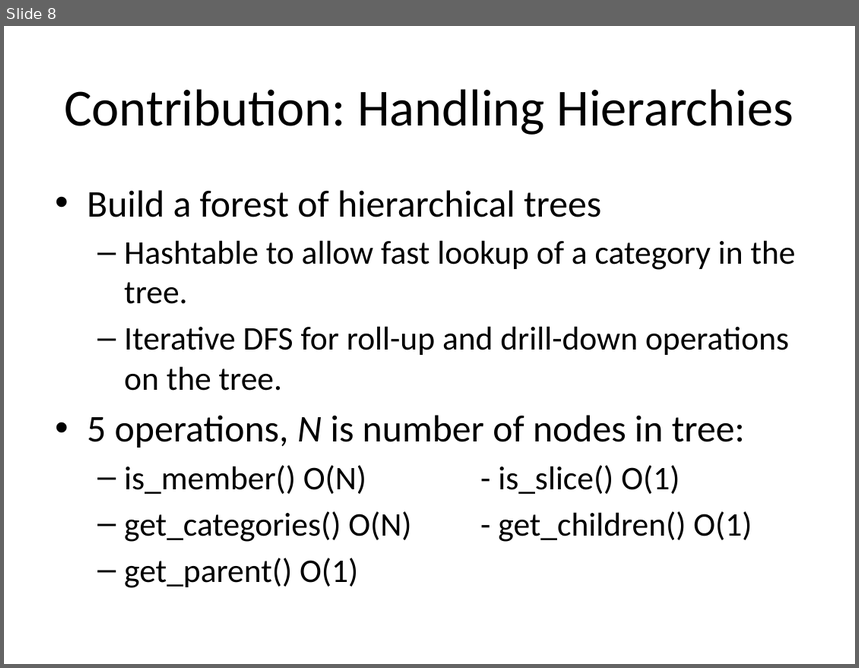
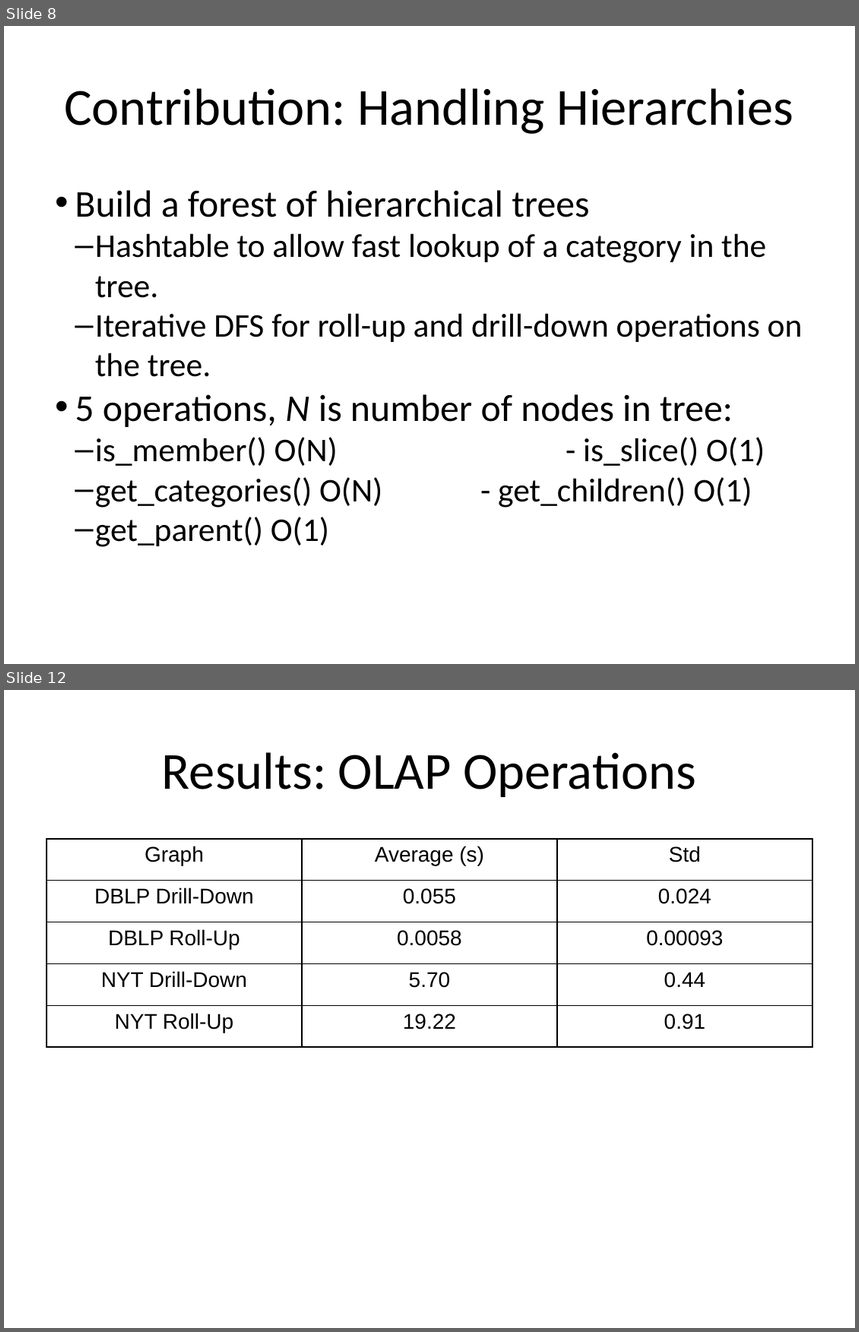
Before and after one commit to hilfialkaff/newsnet, a slide deck: paper/presentation.pptx. Shown one above the other, each under a label of ours: slide 8 before the commit, slides 8 and 12 after it; the slides between them are not shown. The pictures are 859x668 and 859x1332 pixels, drawn with LibreOffice and Linux fonts; fonts in the diff are those of the drawing. Boxes give left, top, right and bottom in pixels: in the first picture for what was removed or moved away, otherwise in the second. Text is boxed around its words. In the diff, an @@ line names an element or a change of style, - is before the commit and + after.

```diff
--- a/paper/presentation.pptx
+++ b/paper/presentation.pptx
@@ slide 12 added at [4, 690, 855, 1328], background #FFFFFF @@
@@ text added at [162, 752, 696, 797], 44 pt, text #000000 @@
+Results: OLAP Operations
@@ table added at [47, 839, 813, 1047], 5 rows, 3 columns @@
+Graph | Average (s) | Std
+DBLP Drill-Down | 0.055 | 0.024
+DBLP Roll-Up | 0.0058 | 0.00093
+NYT Drill-Down | 5.70 | 0.44
+NYT Roll-Up | 19.22 | 0.91
@@ slide 8 changed as well @@
@@ text "Build a forest of hierarchical ..." at [75, 190, 803, 508]: indent changed; less space between paragraphs @@
```
Also in this commit, not shown: 7 other slides changed, 3 other slides added, 3 slides removed.
